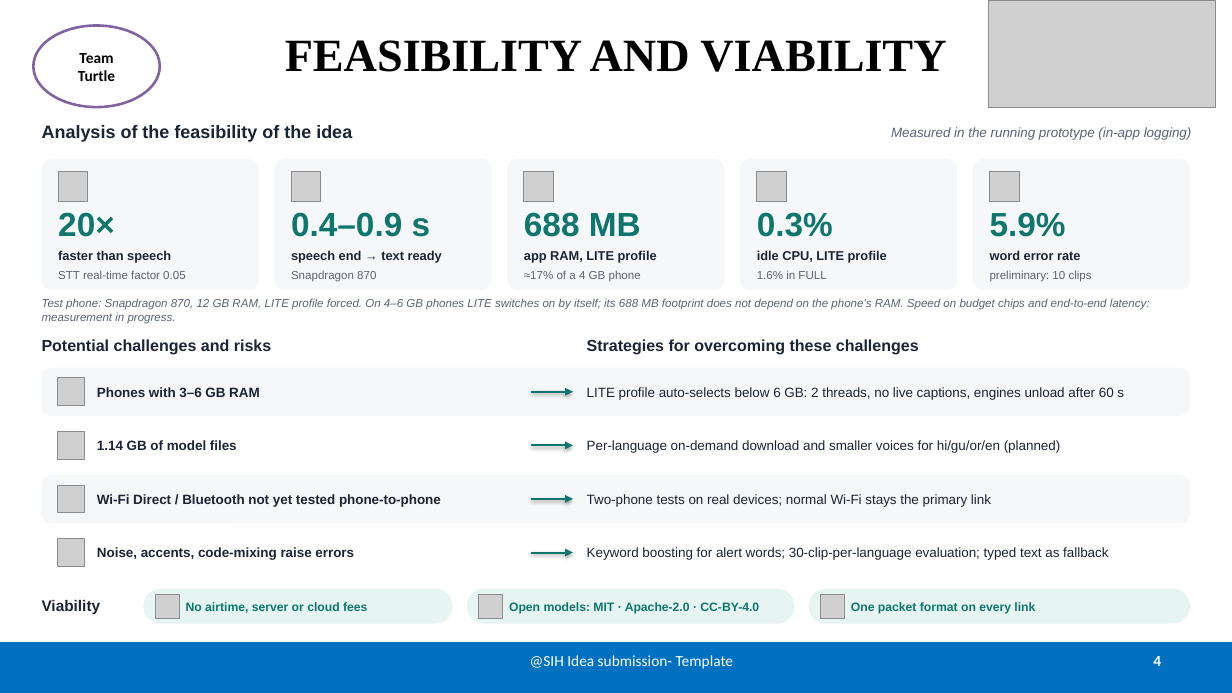
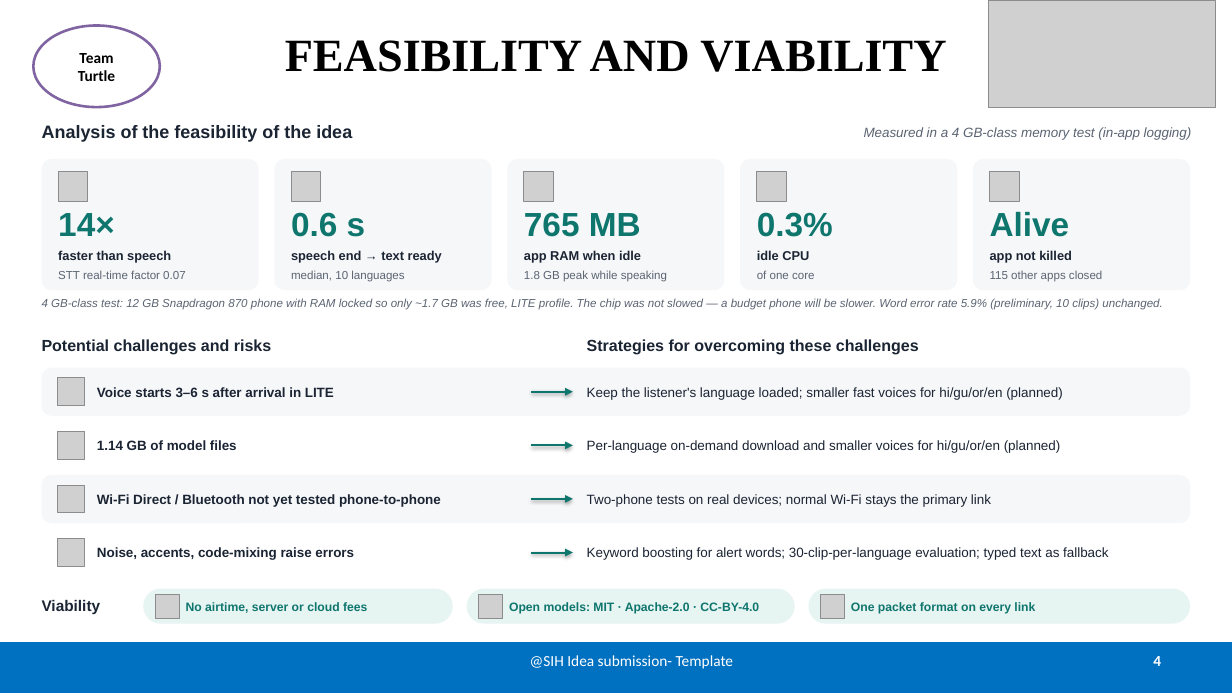
Before and after one commit to prasadxa/itantra, a slide deck: slide 4 of docs/presentation/iTantra_SIH2026_v4.pptx. Drawn at 1232x693 pixels with LibreOffice and Linux fonts; fonts in the diff are those of the drawing; grey boxes stand for pictures. Boxes give left, top, right and bottom in pixels: in the first picture for what was removed or moved away, otherwise in the second. Text is boxed around its words. In the diff, an @@ line names an element or a change of style, - is before the commit and + after.

```diff
--- a/docs/presentation/iTantra_SIH2026_v4.pptx
+++ b/docs/presentation/iTantra_SIH2026_v4.pptx
@@ text at (x1=864, y1=127, x2=1192, y2=140): text changed @@
-Measured in the running prototype (in-app logging)
+Measured in a 4 GB-class memory test (in-app logging)
@@ text at (x1=58, y1=213, x2=115, y2=236): text changed @@
-20×
+14×
@@ text at (x1=291, y1=212, x2=366, y2=237): text changed @@
-0.4–0.9 s
+0.6 s
@@ text at (x1=524, y1=212, x2=641, y2=237): text changed @@
-688 MB
+765 MB
@@ text at (x1=990, y1=212, x2=1070, y2=237): text changed @@
-5.9%
+Alive
@@ text at (x1=524, y1=250, x2=641, y2=263): text changed @@
-app RAM, LITE profile
+app RAM when idle
@@ text at (x1=757, y1=250, x2=809, y2=260): text changed @@
-idle CPU, LITE profile
+idle CPU
@@ text at (x1=990, y1=250, x2=1072, y2=263): text changed @@
-word error rate
+app not killed
@@ text at (x1=42, y1=298, x2=1162, y2=310): text changed @@
-Test phone: Snapdragon 870, 12 GB RAM, LITE profile forced. On 4–6 GB phones LITE switches on by itself; its 688 MB footprint does not depend on the phone's RAM. Speed on budget chips and end-to-end latency: measurement in progress.
+4 GB-class test: 12 GB Snapdragon 870 phone with RAM locked so only ~1.7 GB was free, LITE profile. The chip was not slowed — a budget phone will be slower. Word error rate 5.9% (preliminary, 10 clips) unchanged.
@@ text at (x1=58, y1=270, x2=185, y2=279): text changed @@
-STT real-time factor 0.05
+STT real-time factor 0.07
@@ text at (x1=291, y1=270, x2=404, y2=282): text changed @@
-Snapdragon 870
+median, 10 languages
@@ text at (x1=524, y1=270, x2=667, y2=282): text changed @@
-≈17% of a 4 GB phone
+1.8 GB peak while speaking
@@ text at (x1=757, y1=270, x2=814, y2=279): text changed @@
-1.6% in FULL
+of one core
@@ text at (x1=990, y1=271, x2=1102, y2=282): text changed @@
-preliminary: 10 clips
+115 other apps closed
@@ text at (x1=97, y1=387, x2=334, y2=397): text changed @@
-Phones with 3–6 GB RAM
+Voice starts 3–6 s after arrival in LITE
@@ text at (x1=587, y1=387, x2=1063, y2=400): text changed @@
-LITE profile auto-selects below 6 GB: 2 threads, no live captions, engines unload after 60 s
+Keep the listener's language loaded; smaller fast voices for hi/gu/or/en (planned)
```
Also in this commit, not shown: 3 other files.
